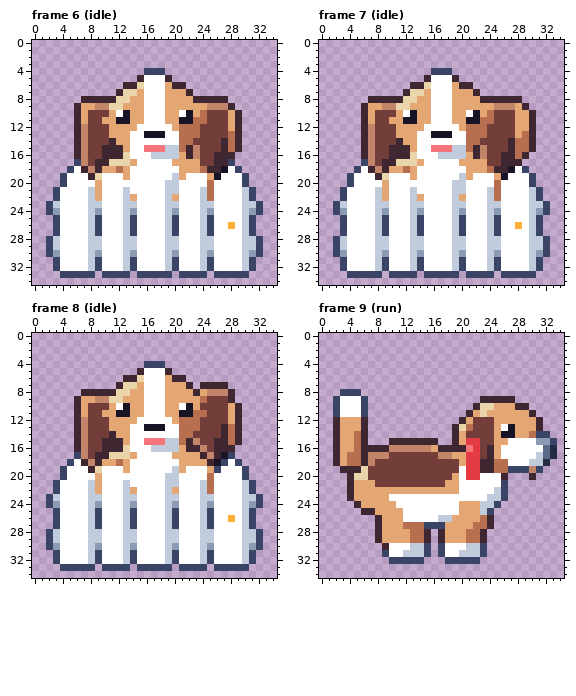
Edited in one commit: pixel-art file (art/skins-animals/social-gate-dog@88.aseprite). Above is the file before it was changed.
35x35 pixels, 12 frames. Shown: frame 6 (idle), frame 7 (idle), frame 8 (idle), frame 9 (run). The commit also changed other frames, which this record leaves out.
After:
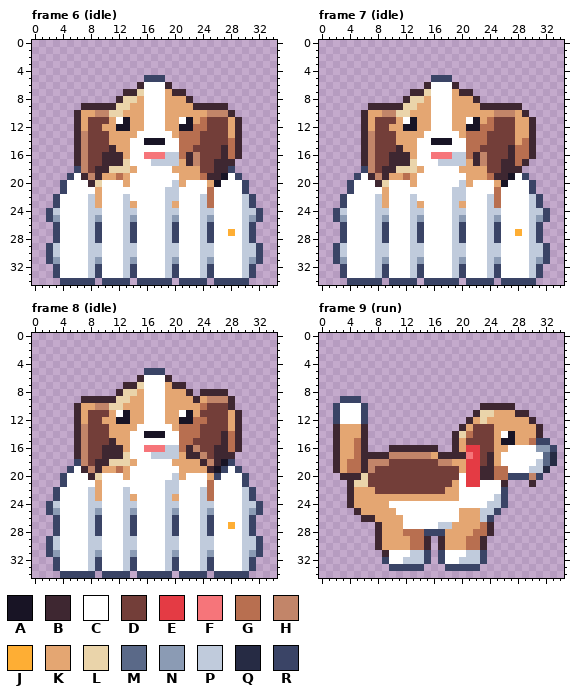
Palette (. is transparent): A #181425  B #3e2731  C #ffffff  D #733e39  E #e43b44  F #f6757a  G #b86f50  H #c28569  J #feae34  K #e4a672  L #ead4aa  M #5a6988  N #8b9bb4  P #c0cbdc  Q #262b44  R #3a4466
Change:
Changed rows in their new state; - is an unchanged pixel.
Frame 6 (idle):
first column x 2:
 4 --------------...--------------
 5 -------------.RRR.-------------
 6 -----------..B---B..-----------
 7 ----------.BBL----BB.----------
 8 -----.....B-L-------B.....-----
 9 ----.BBBBB-L---------BBBBB.----
10 ------KHHLLK-------KK-KHHHB.---
11 --------D-C--------C-K---------
12 -----K--K-AA-K---K-AA-G--------
13 ------------K-CCC-K-------K----
14 ---------K----AAA----G---D-----
15 --------D-K---CCCCC-GD---------
16 -----------K--FFF--G----D-GB---
17 ----B--D-BB-C--PPPP-BH----B----
18 ---.RHD-BLLLK-----K---DD-BR.---
19 --.R-BHBKKG-------C-KKGBBA-R.--
20 ------BL---K-----C-K---KA------
21 -.R---C----C----------C-----R.-
22 ------------C-----P------------
23 .R-----K----K-----K----G-----R.
24 -P-----P----P-----P----P-----P-
25 RN-----N----N-----N----N-----NR
26 --------------------------C----
27 --------------------------J----
28 .R-----R----R-----R----R-----R.
30 -P-----P----P-----P----P-----P-
31 RN-----N----N-----N----N-----NR
33 -RCCCCPRCCCPRCCCCPRCCCPRCCCCPR-
34 --RRRRR-RRRR-RRRRR-RRRR-RRRRR--
Frame 7 (idle):
first column x 2:
 4 --------------...--------------
 5 -------------.RRR.-------------
 6 -----------..B---B..-----------
 7 ----------.BBL----BB.----------
 8 -----.....B-L-------B......----
 9 ----.BBBBB-L---------BBBBBB.---
10 ------KHHLLK-------KK-KHHH-B.--
11 --------D-C--------C-K---------
12 -----K--K-AA-K---K-AA-G--------
13 ------------K-CCC-K--------K---
14 ---------K----AAA----G---DK----
15 --------D-K---CCCCC-GD---------
16 -----------K--FFF--G----D--GB--
17 ----B--D-BB-C--PPPP-BH----GB---
18 ---.RHD-BLLLK-----K---DD-BB.---
19 --.R-BHBKKG-------C-KKGBBA-R.--
20 ------BL---K-----C-K---KA------
21 -.R---C----C----------C-----R.-
22 ------------C-----P------------
23 .R-----K----K-----K----G-----R.
24 -P-----P----P-----P----P-----P-
25 RN-----N----N-----N----N-----NR
26 --------------------------C----
27 --------------------------J----
28 .R-----R----R-----R----R-----R.
30 -P-----P----P-----P----P-----P-
31 RN-----N----N-----N----N-----NR
33 -RCCCCPRCCCPRCCCCPRCCCPRCCCCPR-
34 --RRRRR-RRRR-RRRRR-RRRR-RRRRR--
Frame 8 (idle):
first column x 2:
 4 --------------...--------------
 5 -------------.RRR.-------------
 6 -----------..B---B..-----------
 7 ----------.BBL----BB.-....-----
 8 -----.....B-L-------B.BBBB.----
 9 ----.BBBBB-L---------BKHHH-----
10 ------KHHLLK-------KK-G---B.---
11 --------D-C--------C-KD--------
12 -----K--K-AA-K---K-AA-G--------
13 ------------K-CCC-K------DK----
14 ---------K----AAA----G---------
15 --------D-K---CCCCC-GD--D------
16 -----------K--FFF--G-HD---GB---
17 ----B--D-BB-C--PPPP-BBHD-BB----
18 ---.RHD-BLLLK-----K---BHBAR.---
19 --.R-BHBKKG-------C-KKKBAR-R.--
20 ------BL---K-----C-K---KR------
21 -.R---C----C----------C-----R.-
22 ------------C-----P------------
23 .R-----K----K-----K----G-----R.
24 -P-----P----P-----P----P-----P-
25 RN-----N----N-----N----N-----NR
26 --------------------------C----
27 --------------------------J----
28 .R-----R----R-----R----R-----R.
30 -P-----P----P-----P----P-----P-
31 RN-----N----N-----N----N-----NR
33 -RCCCCPRCCCPRCCCCPRCCCPRCCCCPR-
34 --RRRRR-RRRR-RRRRR-RRRR-RRRRR--
Frame 9 (run):
first column x 2:
 8 -...----------------------------
 9 .RRR.----------------.....------
10 --------------------.BBBBB..----
11 -------------------.B-L---BB.---
12 RCCCR-------------.BKLK-----B.--
13 -----------------.BK----KK------
14 ---K--------------LG----C---KB.-
15 --------.......----DD---AAKKGRR.
16 -----...BBBBBBB..-KE--D-K----NNR
17 --K--BBBHHHHHHKBBBBF---------C--
18 ------HH-------HHK---D-KC---C-MQ
19 BKGGBH------------K------CCCPPQ-
20 -B-B-------------D---BBGGRRRHR--
21 ---LLD----------D--EE---B---B---
22 ------DDDDDDDDDD-------C--------
23 --------KKKKKKKKKK----C---------
24 --BK----C---------CCCC-PR-------
25 ---BKK---C------------PR--------
26 ----BBK--------CCC---PR---------
27 ----------CCCCCPP---K-----------
28 ----------G--RRR---K-GB---------
30 ------BKKKKGGB-BKKKGGB----------
31 -------B--C-------C-------------
32 -------RCCPPPR-RCCPPPR----------
33 --------RRRRR---RRRRR-----------
Changed places in both pictures, as pixel boxes (x1, y1, x2, y2):
changed: (46, 68, 263, 285)
changed: (333, 68, 550, 285)
changed: (46, 361, 263, 578)
changed: (333, 389, 557, 571)
